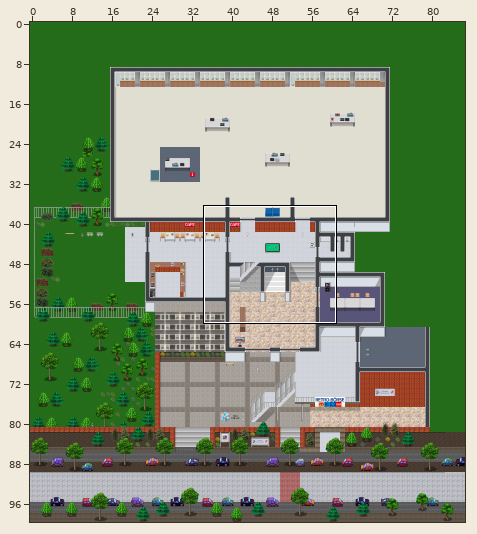
Level history. Tiled map (JSON): map/boerse.json. The first picture is a wide view before the edit; the outline marks the close-up.
Close-up. Before:
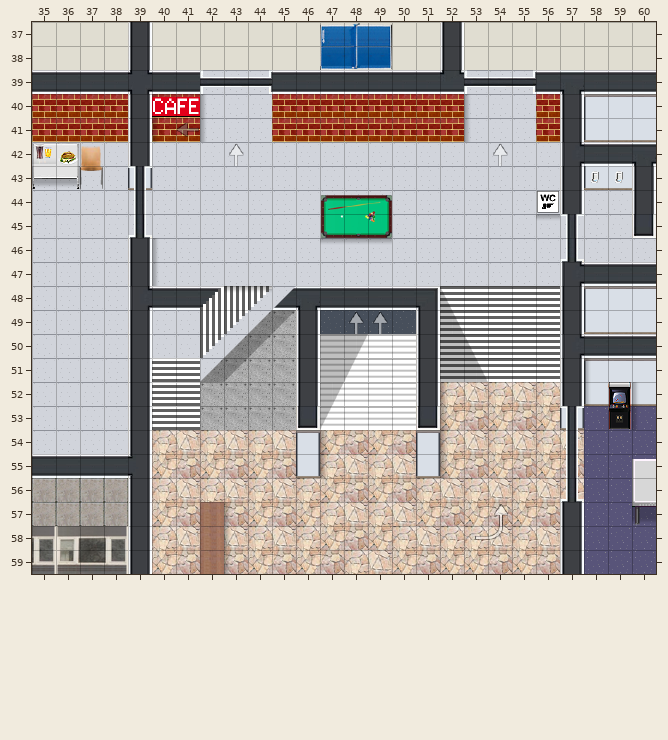
Cells are 32x32 px. Shown: x 35..60, y 37..59. The commit also changed other parts of the map, which this record leaves out.
After the commit:
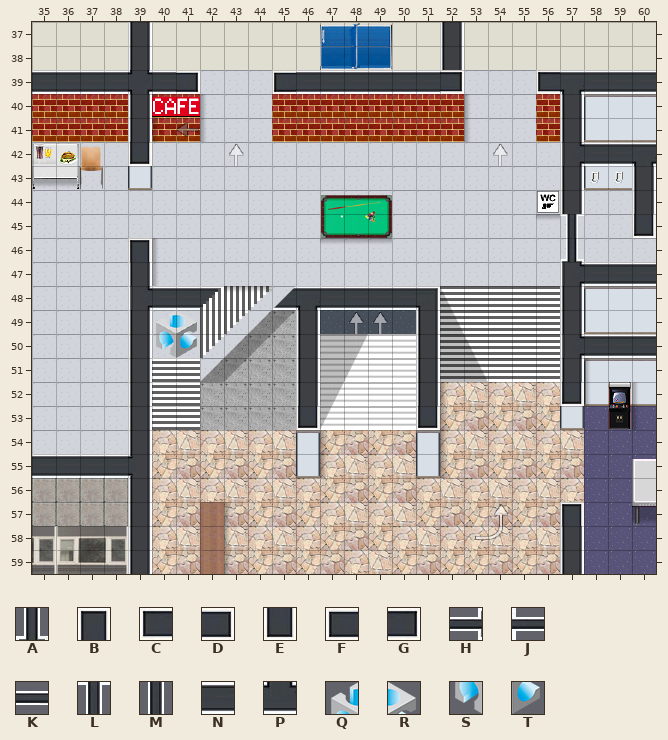
Key: from "Material": A 117, B 120, C 120 flipped on the diagonal, D 120 flipped on the other diagonal, E 120 flipped up-down, F 120 turned 270, G 120 turned 90, H 126, J 128, K 129, L 145, M 159, N 161, P 162; from "Schrift": Q 8, R 9, S 22, T 23.
_ is an empty cell.
Changes in this commit:
Layer "Equipment":
Tile Q now appears in row 49 at x 40.
Tile R now appears in row 49 at x 41.
Tile S now appears in row 50 at x 40.
Tile T now appears in row 50 at x 41.
Layer "override":
Tile B now appears in row 46 at x 39; in row 57 at x 57.
The author changed tile N to tile C in row 39 at x 56.
The author changed tile N to tile D in row 39 at x 41.
Tile E now appears in row 42 at x 39; in row 52 at x 57.
The author changed tile N to tile F in row 39 at x 45.
The author changed tile P to tile G in row 39 at x 52.
The author cleared tile A in row 45 at x 39; in row 56 at x 57.
The author cleared tile H in row 39 at x 44 and 55.
The author cleared tile J in row 39 at x 42 and 53.
The author cleared tile K in row 39 at x 43 and 54.
The author cleared tile L in row 43 at x 39; in row 53 at x 57.
The author cleared tile M in row 44 at x 39; in rows 54 to 55 at x 57.
